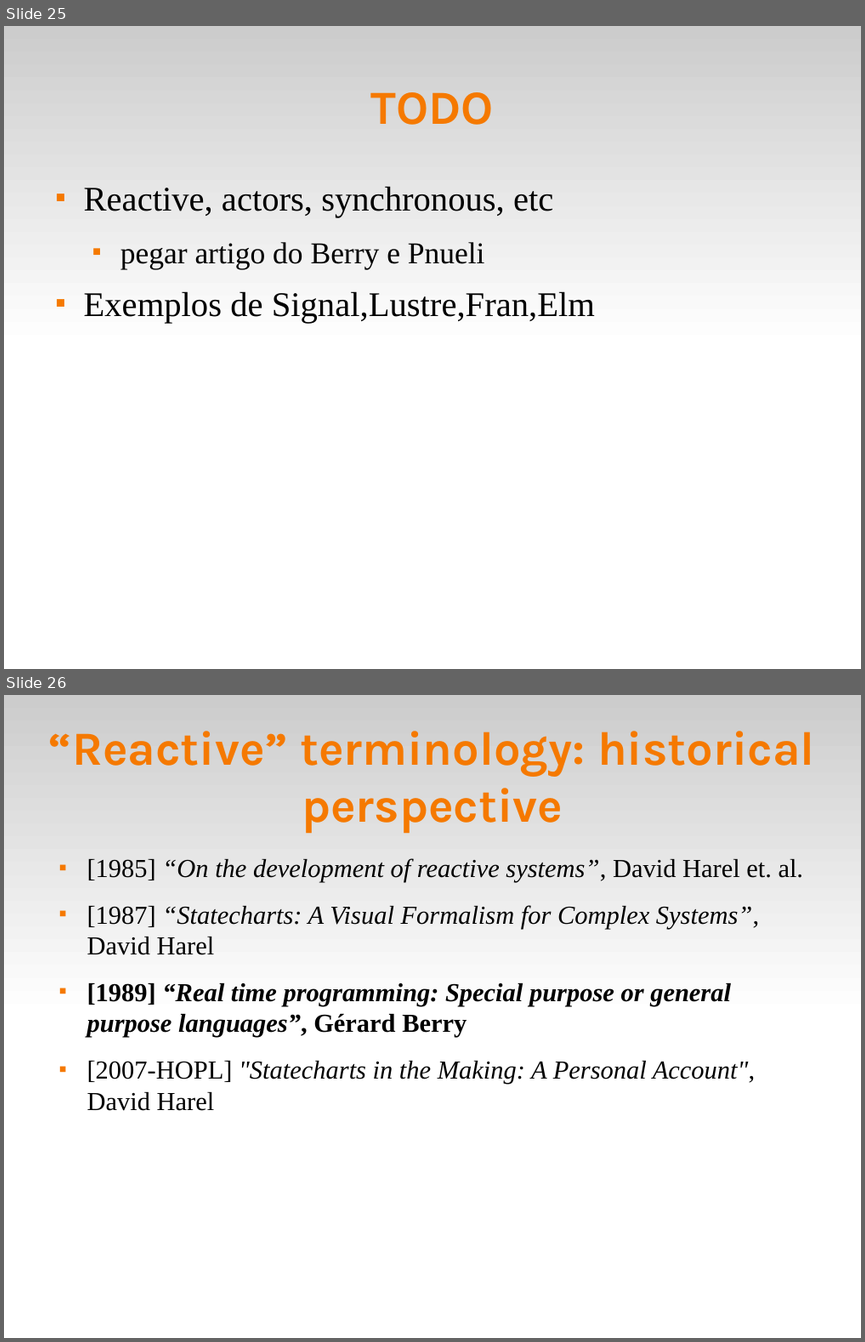
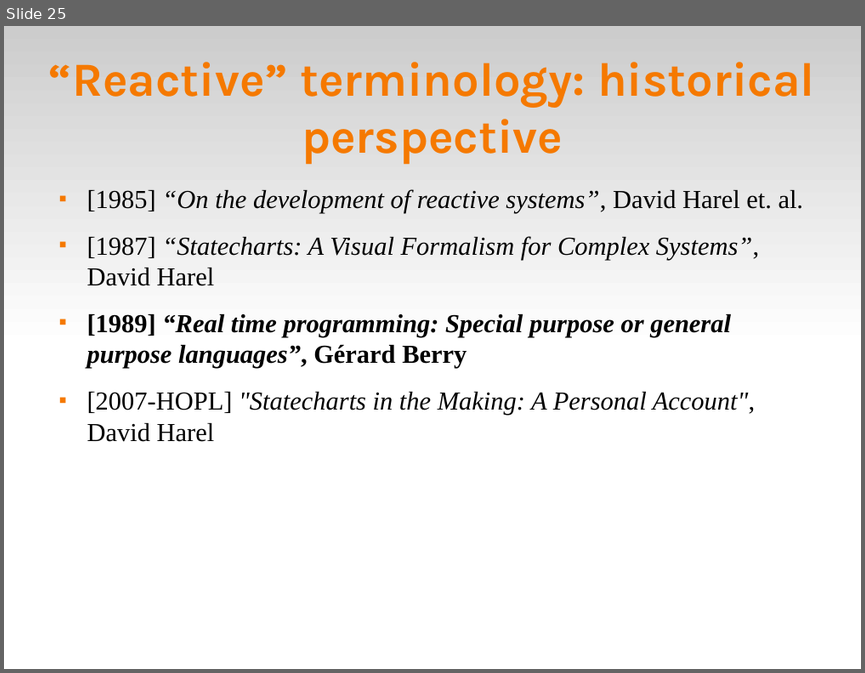
Before and after one commit to fsantanna-no/ceu-docs, a slide deck: ceu_curryon.odp. Shown one above the other, each under a label of ours: slides 25 and 26 before the commit, slide 25 after it. The pictures are 865x1342 and 865x673 pixels, drawn with LibreOffice and Linux fonts; fonts in the diff are those of the drawing. Boxes give left, top, right and bottom in pixels: in the first picture for what was removed or moved away, otherwise in the second. Text is boxed around its words. In the diff, an @@ line names an element or a change of style, - is before the commit and + after.

```diff
--- a/ceu_curryon.odp
+++ b/ceu_curryon.odp
@@ slide 25 removed at box(4, 26, 861, 669), background #FFFFFF; not listed: 1 template element that a slide beside it also shows @@
@@ title removed at box(371, 92, 494, 125) @@
-TODO
@@ text removed at box(84, 186, 595, 323) @@
-■ Reactive, actors, synchronous, etc
-  ■ pegar artigo do Berry e Pnueli
-■ Exemplos de Signal,Lustre,Fran,Elm
@@ what was slide 26 is now slide 25 @@
```
Also in this commit, not shown: 14 slides changed, 3 slides added, 8 other slides removed.
